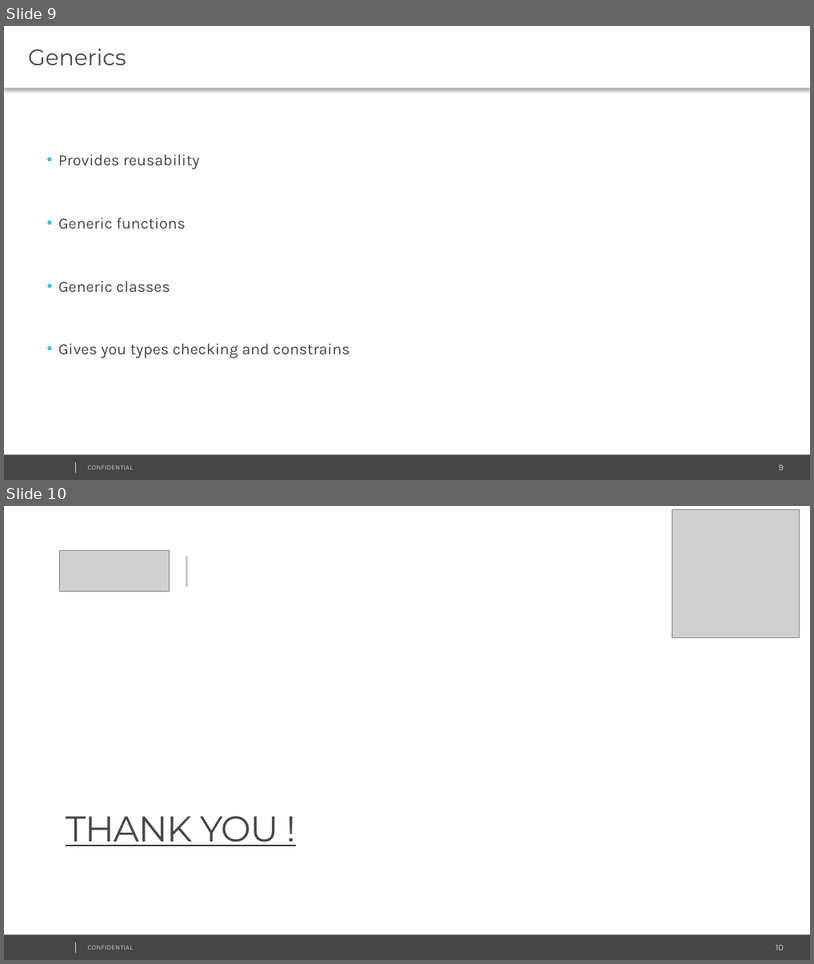
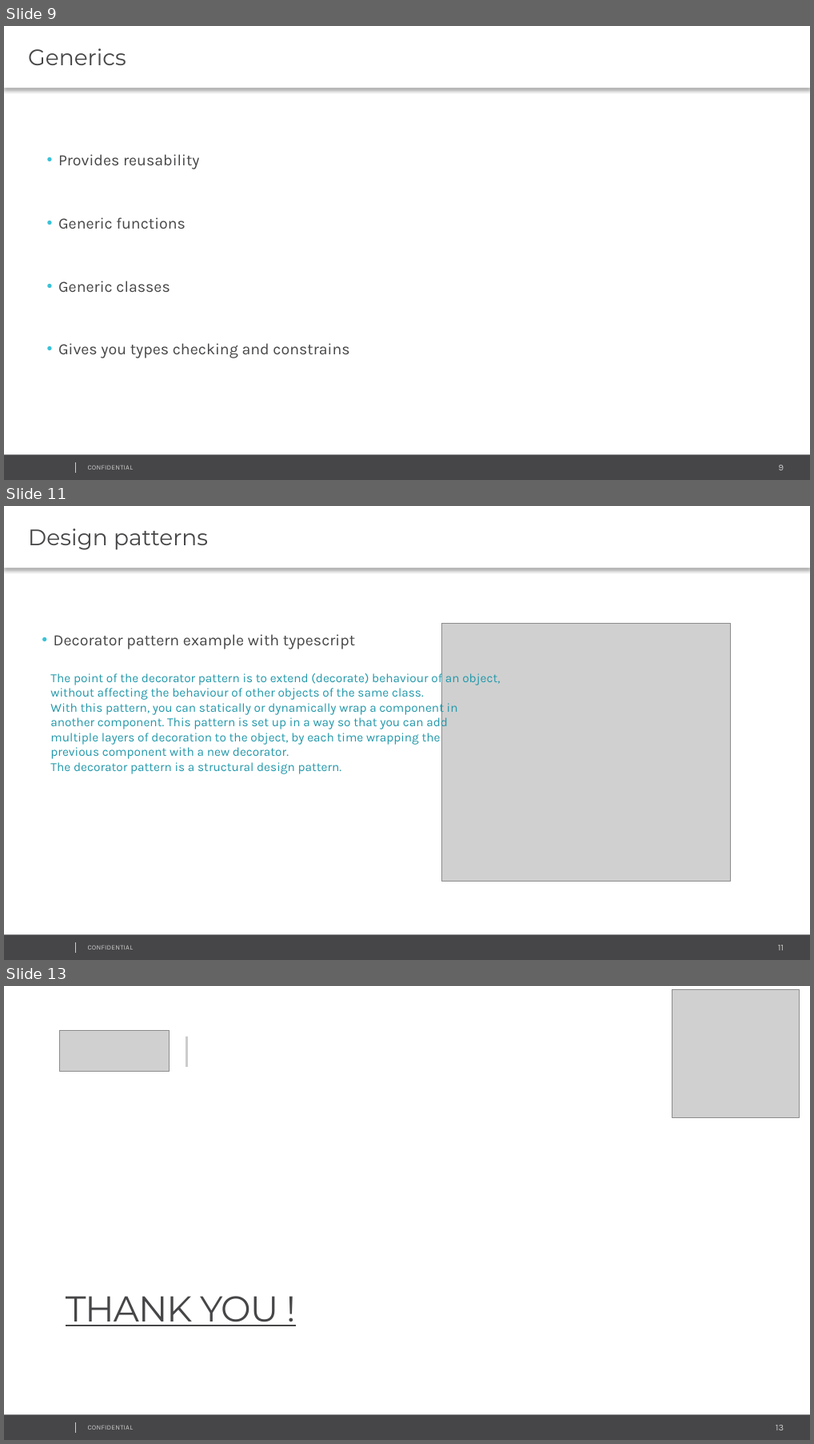
Before and after one commit to IvanPetkovPetkov/TypeScript-Template, a slide deck: EPAM_TypeScriptFundamentals.pptx. Shown one above the other, each under a label of ours: slides 9 and 10 before the commit, slides 9, 11 and 13 after it; the slides between them are not shown. The pictures are 814x964 and 814x1444 pixels, drawn with LibreOffice and Linux fonts; fonts in the diff are those of the drawing; grey boxes stand for pictures; background and template pictures are left out. Boxes give left, top, right and bottom in pixels: in the first picture for what was removed or moved away, otherwise in the second. Text is boxed around its words. In the diff, an @@ line names an element or a change of style, - is before the commit and + after.

```diff
--- a/EPAM_TypeScriptFundamentals.pptx
+++ b/EPAM_TypeScriptFundamentals.pptx
@@ slide 11 added at <box>4,506,810,960</box>, background #FFFFFF; not listed: 4 template elements that a slide beside it also shows @@
@@ text added at <box>4,506,810,568</box>, fill #FFFFFF, 20 pt, text #464547 @@
+Design patterns
@@ picture added at <box>442,624,730,881</box> @@
@@ text added at <box>54,634,355,649</box>, 14 pt, text #464547 @@
+• Decorator pattern example with typescript
@@ text added at <box>50,671,500,774</box>, 11 pt, text #2298AA @@
+The point of the decorator pattern is to extend (decorate) behaviour of an object,
+without affecting the behaviour of other objects of the same class.
+With this pattern, you can statically or dynamically wrap a component in
+another component. This pattern is set up in a way so that you can add
+multiple layers of decoration to the object, by each time wrapping the
+previous component with a new decorator.
+The decorator pattern is a structural design pattern.
@@ what was slide 10 is now slide 13 @@
@@ page number at <box>776,1424,784,1430</box>: text changed @@
-10
+13
```
Also in this commit, not shown: 3 slides changed, 2 other slides added, 3 other files.
